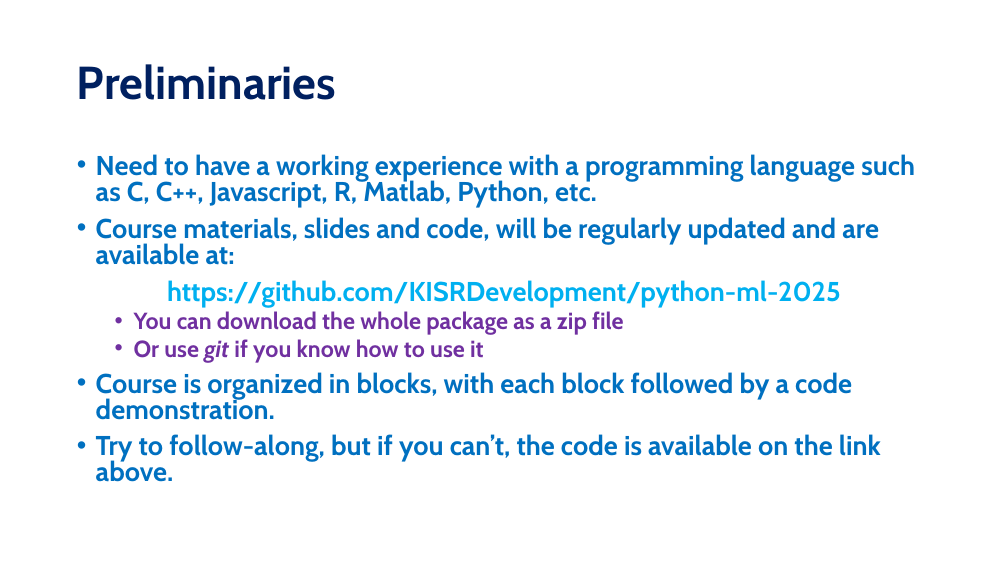
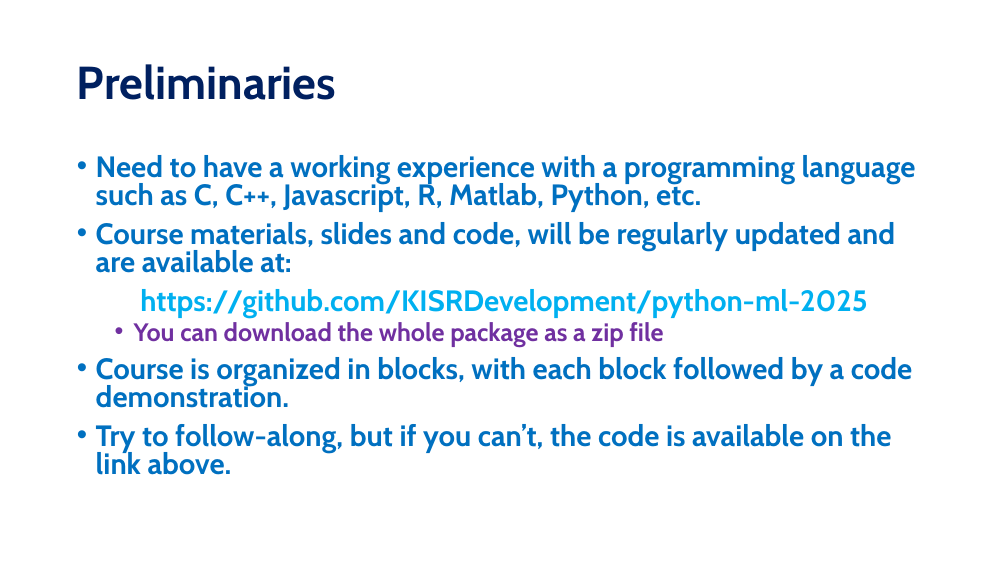
Before and after one commit to KISRDevelopment/python-ml-2025, a slide deck: slide 2 of slides/org.pptx. Drawn at 1008x567 pixels with LibreOffice and Linux fonts; fonts in the diff are those of the drawing. Boxes give left, top, right and bottom in pixels: in the first picture for what was removed or moved away, otherwise in the second. Text is boxed around its words. In the diff, an @@ line names an element or a change of style, - is before the commit and + after.

```diff
--- a/slides/org.pptx
+++ b/slides/org.pptx
@@ text "Need to have a working ..." at [96, 155, 916, 475]: size 25.9 to 28 pt in "Need to have a working experience with ...", "Course materials, slides and code, will be ...", "https://github.com/KISRDevelopment/python-ml-2025", "Course is organized in blocks, with each ..." and 1 more places; size 22.2 to 24 pt in "You can download the whole package as ..." @@
@@ text at [134, 339, 484, 363]: paragraph removed @@
-  • Or use git if you know how to use it
```
Also in this commit, not shown: 1 other slide changed.
